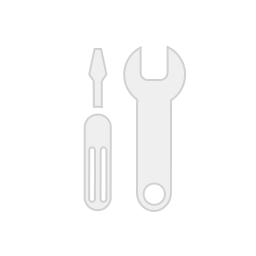
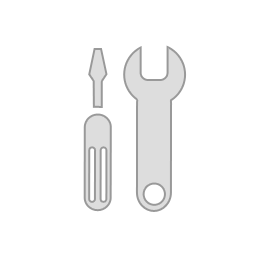
Two versions of the same layered image (256px x 256px). Layer-by-layer changes:
pixels changed over [83, 45, 187, 212] (layer not identified)
